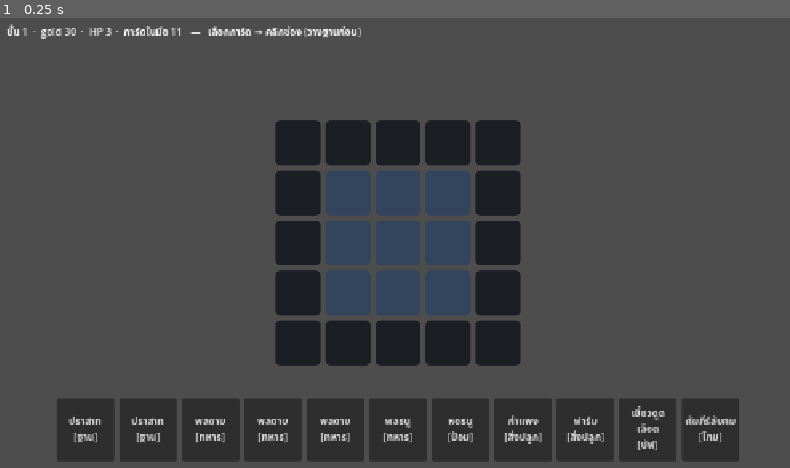
Above: before the commit, frame 1.
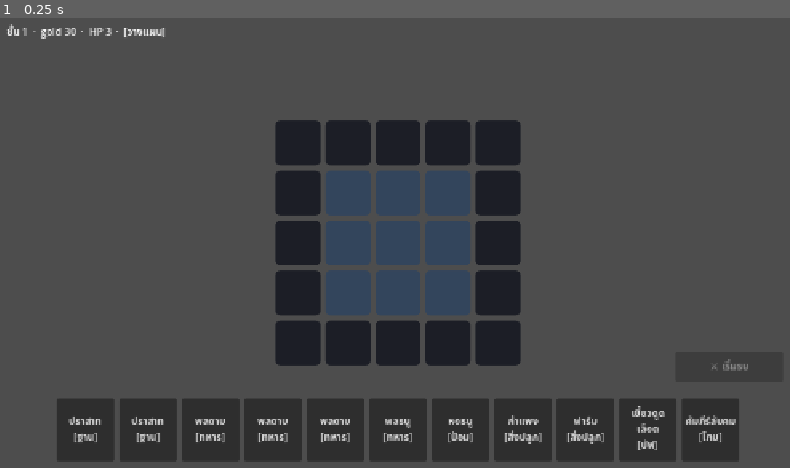
Above: after the commit, the same moment.

Repository: lnwextra2/9-Kings-at-home
Game: Godot game, scene res://scenes/main.tscn
The game is run twice, just before and just after one commit, with the same random seed, the same clock (stepped at 60 frames per second) and the same inputs.
Inputs:
- Up to frame 1 (0.25 s): no input

The runs differ from the first frame. In frame 1, 0.4% of the frame differs, in the area x 15-95%, y 1-78%.

Commit message:
M2 (2b): battlefield render + phase switch + win/lose flow
- battlefield_view: fixed-timestep Combat.tick loop, _draw units as shapes
  (45-deg tilt on attack, bob on move), projectiles, HP bars, base touch ring
- main: planning <-> combat phase switch, "fight" button (gated until base placed),
  win/lose result overlay + continue, GAME OVER -> restart
- Game.restart()
- MultiMesh + SoA deferred to M3 (perf gate); render is _draw shapes for now

Co-Authored-By: Claude Opus 4.8 <noreply@anthropic.com>

Diff:
--- a/new-game-project/autoload/game.gd
+++ b/new-game-project/autoload/game.gd
@@ -26,6 +26,12 @@
     _fill_debug_hand()   # TEMP M1 — แทนด้วยร้าน/รางวัล ตอน M3
 
 
+func restart() -> void:
+    state = GameState.new_run(config)
+    state.battle_cfg = battle_cfg
+    _fill_debug_hand()
+
+
 func notify_changed() -> void:
     state_changed.emit()
 
--- /dev/null
+++ b/new-game-project/scenes/battle/battlefield_view.gd
@@ -0,0 +1,89 @@
+extends Node2D
+## สนามรบ — รัน Combat.tick (fixed timestep) แล้ววาดยูนิตทั้งหมดใน _draw()
+## M2: วาดด้วยรูปทรง (เอียง 45° ตอนตี, เด้งตอนเดิน); MultiMesh + SoA = M3
+signal combat_ended
+
+@export var field_origin: Vector2 = Vector2(140.0, 88.0)
+@export var unit_radius: float = 7.0
+@export var bob_amp: float = 3.0
+@export var bob_speed: float = 8.0
+
+var _accum: float = 0.0
+var _ended: bool = false
+
+
+func start() -> void:
+    _accum = 0.0
+    _ended = false
+
+
+func _process(delta: float) -> void:
+    var st: GameState = Game.state
+    if st.phase != &"combat":
+        return
+    if st.result == &"":
+        _accum += delta
+        while _accum >= Combat.TICK:
+            Combat.tick(st, Combat.TICK)
+            _accum -= Combat.TICK
+            if st.result != &"":
+                break
+    queue_redraw()
+    if st.result != &"" and not _ended:
+        _ended = true
+        combat_ended.emit()
+
+
+func _draw() -> void:
+    var st: GameState = Game.state
+    if st.phase != &"combat":
+        return
+    var cfg: BattleConfig = st.battle_cfg
+    var t: float = st.combat_time
+    # ขอบสนาม
+    draw_rect(Rect2(field_origin, Vector2(cfg.width, cfg.height)), Color(0.10, 0.14, 0.11))
+    draw_rect(Rect2(field_origin, Vector2(cfg.width, cfg.height)), Color(0.25, 0.35, 0.28), false, 2.0)
+    # วงรัศมีแตะฐาน
+    if st.base_unit != -1:
+        var b: Dictionary = st.units[st.base_unit]
+        draw_arc(field_origin + Vector2(b.x, b.y), cfg.base_touch_radius, 0.0, TAU, 24, Color(1, 0.8, 0.2, 0.4), 1.5)
+    # projectiles
+    for p in st.projectiles:
+        if p.alive:
+            draw_circle(field_origin + Vector2(p.x, p.y), 2.5, Color(1, 1, 0.55))
+    # ยูนิต
+    for u in st.units:
+        if u.alive:
+            _draw_unit(u, t)
+
+
+func _draw_unit(u: Dictionary, t: float) -> void:
+    var bob: float = 0.0
+    if not u.immobile:
+        bob = absf(sin(t * bob_speed + (u.x + u.y) * 0.05)) * bob_amp
+    var pos: Vector2 = field_origin + Vector2(u.x, u.y - bob)
+    var r: float = unit_radius
+    if u.is_base:
+        r = 12.0
+    elif u.kind == CardData.Kind.BUILDING or u.kind == CardData.Kind.TURRET:
+        r = 10.0
+    var ang: float = deg_to_rad(45.0) if u.attacking else 0.0
+    draw_set_transform(pos, ang, Vector2.ONE)
+    draw_rect(Rect2(-r, -r, r * 2.0, r * 2.0), _color_for(u))
+    draw_set_transform(Vector2.ZERO, 0.0, Vector2.ONE)
+    if u.max_hp > 0.0:
+        var w: float = 18.0
+        var f: float = clampf(u.hp / u.max_hp, 0.0, 1.0)
+        var bar_y: float = pos.y - r - 7.0
+        draw_rect(Rect2(pos.x - w * 0.5, bar_y, w, 3.0), Color(0, 0, 0, 0.6))
+        draw_rect(Rect2(pos.x - w * 0.5, bar_y, w * f, 3.0), Color(0.3, 0.9, 0.35))
+
+
+func _color_for(u: Dictionary) -> Color:
+    if u.team == 1:
+        return Color(0.85, 0.25, 0.2)
+    match u.kind:
+        CardData.Kind.BASE: return Color(0.95, 0.8, 0.2)
+        CardData.Kind.TURRET: return Color(0.3, 0.7, 0.9)
+        CardData.Kind.BUILDING: return Color(0.6, 0.6, 0.65)
+        _: return Color(0.3, 0.5, 0.95)
--- a/new-game-project/scenes/main.gd
+++ b/new-game-project/scenes/main.gd
@@ -1,17 +1,28 @@
 extends Control
-## Planning controller (M1) — เลือกการ์ดในมือ แล้วคลิกช่องเพื่อวาง/merge ผ่าน GameSim
+## ตัวสลับ phase — planning (วางการ์ด) ↔ combat (สนามรบ) + ผลแพ้/ชนะ
 
 @onready var _top: Label = $TopBar
-@onready var _board = $BoardView
-@onready var _hand = $HandView
+@onready var _planning: Control = $Planning
+@onready var _board = $Planning/BoardView
+@onready var _hand = $Planning/HandView
+@onready var _fight: Button = $Planning/FightButton
+@onready var _battle = $Battlefield
+@onready var _overlay: Control = $ResultOverlay
+@onready var _result_label: Label = $ResultOverlay/Panel/VBox/ResultLabel
+@onready var _continue: Button = $ResultOverlay/Panel/VBox/ContinueButton
 
 var _selected: int = -1
+var _gameover_pending: bool = false
 
 
 func _ready() -> void:
     _hand.connect("card_selected", _on_card_selected)
     _board.connect("slot_clicked", _on_slot_clicked)
-    _refresh_all()
+    _fight.pressed.connect(_on_fight)
+    _battle.connect("combat_ended", _on_combat_ended)
+    _continue.pressed.connect(_on_continue)
+    _refresh_planning()
+    _update_phase()
 
 
 func _on_card_selected(i: int) -> void:
@@ -21,20 +32,60 @@
 func _on_slot_clicked(idx: int) -> void:
     if _selected < 0:
         return
-    var action := {"type": &"place_card", "hand_index": _selected, "slot": idx}
-    if GameSim.step(Game.state, action):
+    if GameSim.step(Game.state, {"type": &"place_card", "hand_index": _selected, "slot": idx}):
         _selected = -1
-        _refresh_all()
+        _refresh_planning()
 
 
-func _refresh_all() -> void:
+func _on_fight() -> void:
+    GameSim.step(Game.state, {"type": &"end_turn"})
+    _battle.start()
+    _update_phase()
+
+
+func _on_combat_ended() -> void:
+    var r: StringName = Game.state.result
+    _result_label.text = "ชนะเวฟ! 🎉" if r == &"win" else "แพ้เวฟ — บ้าน −1 HP"
+    _overlay.visible = true
+
+
+func _on_continue() -> void:
+    if _gameover_pending:
+        _gameover_pending = false
+        Game.restart()
+        _refresh_planning()
+        _update_phase()
+        return
+    GameSim.end_combat(Game.state)
+    if Game.state.phase == &"gameover":
+        _gameover_pending = true
+        _result_label.text = "GAME OVER — ไปถึงชั้น %d\n(กด 'ต่อไป' เพื่อเริ่มใหม่)" % Game.state.floor_num
+        return
+    _selected = -1
+    _refresh_planning()
+    _update_phase()
+
+
+func _update_phase() -> void:
+    var ph: StringName = Game.state.phase
+    _planning.visible = ph == &"planning"
+    _battle.visible = ph == &"combat"
+    _overlay.visible = false
+    _update_top()
+
+
+func _refresh_planning() -> void:
     _board.refresh()
     _hand.refresh()
+    _fight.disabled = Board.find_base(Game.state) == -1   # บังคับวางฐานก่อนเริ่มรบ
     _update_top()
 
 
 func _update_top() -> void:
     var st: GameState = Game.state
-    _top.text = "ชั้น %d  ·  gold %d  ·  HP %d  ·  การ์ดในมือ %d   —   เลือกการ์ด → คลิกช่อง (วางฐานก่อน)" % [
-        st.floor_num, st.gold, st.base_hp, st.hand.size()
-    ]
+    var ph: String = "วางแผน"
+    if st.phase == &"combat":
+        ph = "สู้!"
+    elif st.phase == &"gameover":
+        ph = "จบเกม"
+    _top.text = "ชั้น %d  ·  gold %d  ·  HP %d  ·  [%s]" % [st.floor_num, st.gold, st.base_hp, ph]
--- a/new-game-project/scenes/main.tscn
+++ b/new-game-project/scenes/main.tscn
@@ -1,8 +1,9 @@
-[gd_scene load_steps=4 format=3 uid="uid://dak0main0v"]
+[gd_scene load_steps=5 format=3 uid="uid://dak0main0v"]
 
 [ext_resource type="Script" path="res://scenes/main.gd" id="1"]
 [ext_resource type="PackedScene" path="res://scenes/planning/board_view.tscn" id="2"]
 [ext_resource type="PackedScene" path="res://scenes/planning/hand_view.tscn" id="3"]
+[ext_resource type="Script" path="res://scenes/battle/battlefield_view.gd" id="4"]
 
 [node name="Main" type="Control"]
 layout_mode = 3
@@ -13,11 +14,37 @@
 grow_vertical = 2
 script = ExtResource("1")
 
-[node name="BoardView" parent="." instance=ExtResource("2")]
+[node name="Battlefield" type="Node2D" parent="."]
+visible = false
+script = ExtResource("4")
+
+[node name="Planning" type="Control" parent="."]
+layout_mode = 1
+anchors_preset = 15
+anchor_right = 1.0
+anchor_bottom = 1.0
+grow_horizontal = 2
+grow_vertical = 2
+
+[node name="BoardView" parent="Planning" instance=ExtResource("2")]
 layout_mode = 1
 
-[node name="HandView" parent="." instance=ExtResource("3")]
+[node name="HandView" parent="Planning" instance=ExtResource("3")]
 layout_mode = 1
+
+[node name="FightButton" type="Button" parent="Planning"]
+layout_mode = 1
+anchor_left = 1.0
+anchor_top = 1.0
+anchor_right = 1.0
+anchor_bottom = 1.0
+offset_left = -196.0
+offset_top = -186.0
+offset_right = -24.0
+offset_bottom = -138.0
+grow_horizontal = 0
+grow_vertical = 0
+text = "⚔️ เริ่มรบ"
 
 [node name="TopBar" type="Label" parent="."]
 layout_mode = 1
@@ -26,3 +53,52 @@
 offset_right = 1260.0
 offset_bottom = 36.0
 text = "loading..."
+
+[node name="ResultOverlay" type="Control" parent="."]
+visible = false
+layout_mode = 1
+anchors_preset = 15
+anchor_right = 1.0
+anchor_bottom = 1.0
+grow_horizontal = 2
+grow_vertical = 2
+
+[node name="Dim" type="ColorRect" parent="ResultOverlay"]
+layout_mode = 1
+anchors_preset = 15
+anchor_right = 1.0
+anchor_bottom = 1.0
+color = Color(0, 0, 0, 0.5)
+
+[node name="Panel" type="Panel" parent="ResultOverlay"]
+layout_mode = 1
+anchors_preset = 8
+anchor_left = 0.5
+anchor_top = 0.5
+anchor_right = 0.5
+anchor_bottom = 0.5
+offset_left = -170.0
+offset_top = -100.0
+offset_right = 170.0
+offset_bottom = 100.0
+
+[node name="VBox" type="VBoxContainer" parent="ResultOverlay/Panel"]
+layout_mode = 1
+anchors_preset = 15
+anchor_right = 1.0
+anchor_bottom = 1.0
+offset_left = 20.0
+offset_top = 20.0
+offset_right = -20.0
+offset_bottom = -20.0
+alignment = 1
+theme_override_constants/separation = 18
+
+[node name="ResultLabel" type="Label" parent="ResultOverlay/Panel/VBox"]
+layout_mode = 2
+horizontal_alignment = 1
+text = "ผล"
+
+[node name="ContinueButton" type="Button" parent="ResultOverlay/Panel/VBox"]
+layout_mode = 2
+text = "ต่อไป ▶"
Not shown, added: new-game-project/scenes/battle/battlefield_view.gd.uid
